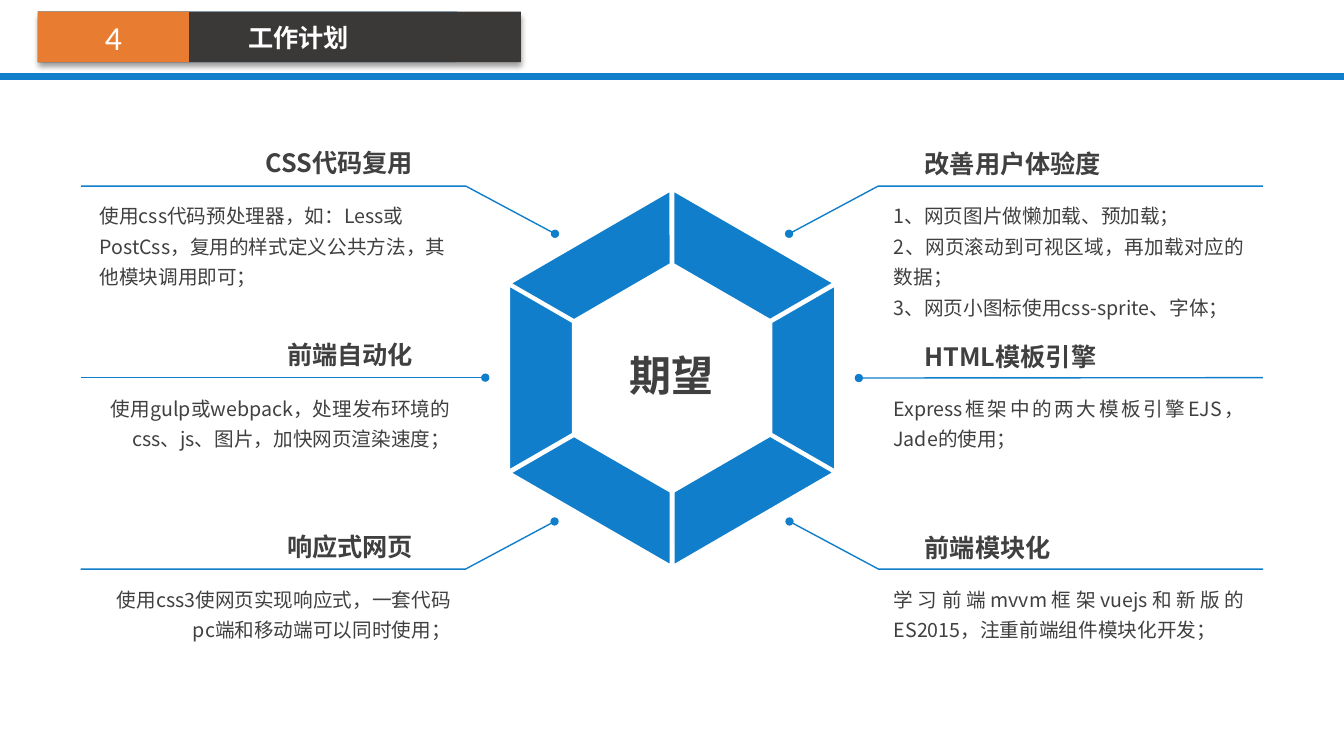
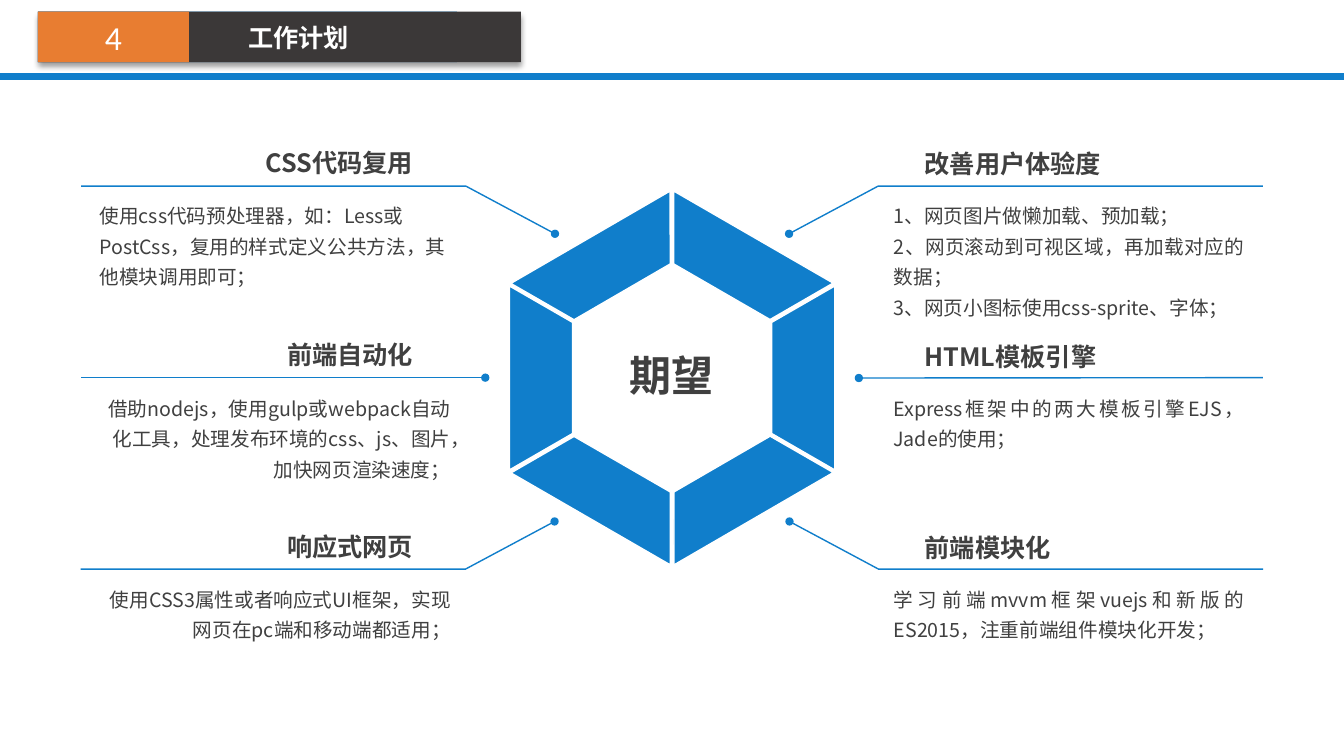
Before and after one commit to liuzeaa/ppt, a slide deck: slide 7 of 2016工作总结及2017年工作计划_刘泽.pptx (slide 6 before the commit). Drawn at 1344x756 pixels with LibreOffice and Linux fonts; fonts in the diff are those of the drawing; background and template pictures are left out. Boxes give left, top, right and bottom in pixels: in the first picture for what was removed or moved away, otherwise in the second. Text is boxed around its words. In the diff, an @@ line names an element or a change of style, - is before the commit and + after.

```diff
--- a/2016工作总结及2017年工作计划_刘泽.pptx
+++ b/2016工作总结及2017年工作计划_刘泽.pptx
@@ text at (108, 399, 470, 480): text changed @@
-使用gulp或webpack，处理发布环境的css、js、图片，加快网页渲染速度；
+借助nodejs，使用gulp或webpack自动化工具，处理发布环境的css、js、图片，加快网页渲染速度；
@@ text at (110, 590, 451, 642): text changed @@
-使用css3使网页实现响应式，一套代码pc端和移动端可以同时使用；
+使用CSS3属性或者响应式UI框架，实现网页在pc端和移动端都适用；
```
Also in this commit, not shown: 1 other slide changed, 1 slide added, 1 other file.
